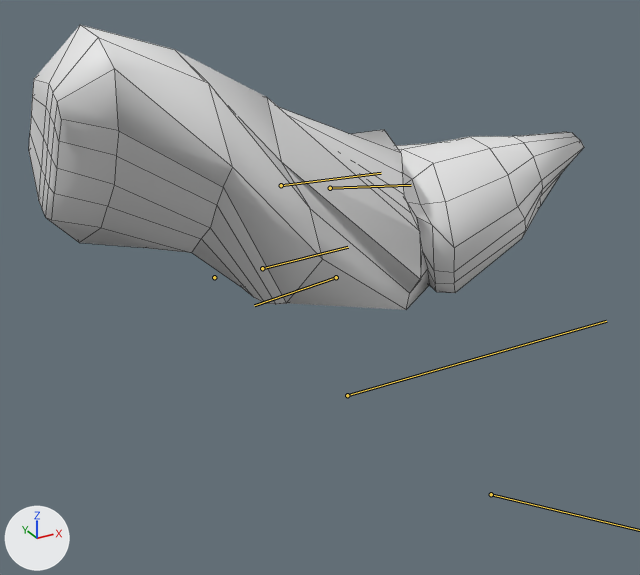
Renders of the FBX model Assets/Blenders/rat.fbx from each side of a commit.
Both versions are drawn from a camera (50 mm lens) standing at (-0.0139, -0.0353, 0.016) and looking at (-0.0008, -0.0116, 0.0041). Lighting does not change. The marker at lower left points along +X, +Y and +Z. Both versions are drawn at frame 15 of the action 'Walk'; the numbers are the values there. The bones that bend it are drawn over the model as lines. Mesh edges are drawn as thin lines.

In view in the first picture: 'Rat'.
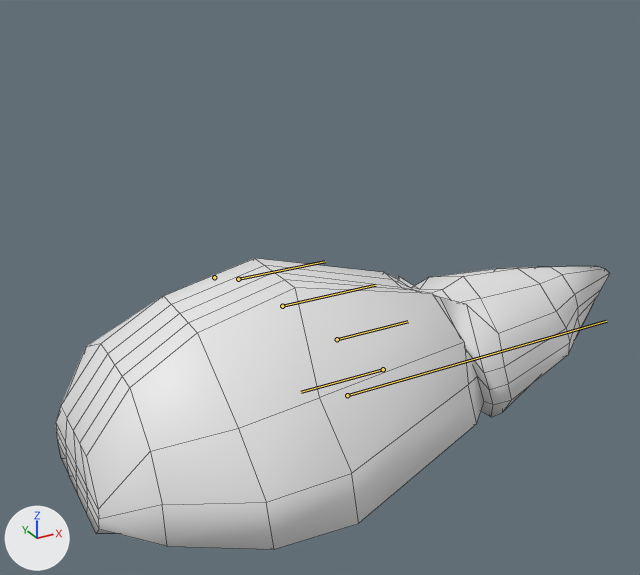
Where the change shows, as pixel boxes (x1, y1, x2, y2) in the pictures (640 x 575 px):
'Rat', posed: before (29, 25, 584, 310); after (56, 258, 610, 549)
bone 'Body0', root to tip: before (262, 268) to (348, 247); after (238, 279) to (325, 261)
bone 'Body1', root to tip: before (281, 185) to (381, 173); after (282, 306) to (375, 285)
bone 'Body2', root to tip: before (330, 188) to (411, 185); after (337, 339) to (408, 321)
bone 'Head', root to tip: before (336, 277) to (254, 305); after (383, 369) to (301, 392)

The change in detail:
Bone 'Body0' (bone_body0) moves from (0.227, 0.016, 0.089) to (0.0, 0.0, 0.0).
Bone 'Body0' (bone_body0) turns from (2, -59, 3) to (0, 3, 0) degrees about its own x, y and z.
Bone 'Body1' (bone_body1) turns from (-12, 49, -12) to (0, -3, 0) degrees about its own x, y and z.
Bone 'Body2' (bone_body2) turns from (-15, 74, -19) to (0, -6, 0) degrees about its own x, y and z.
Bone 'Head' (bone_head) turns from (-1, 44, -15) to (0, 1, 0) degrees about its own x, y and z.
